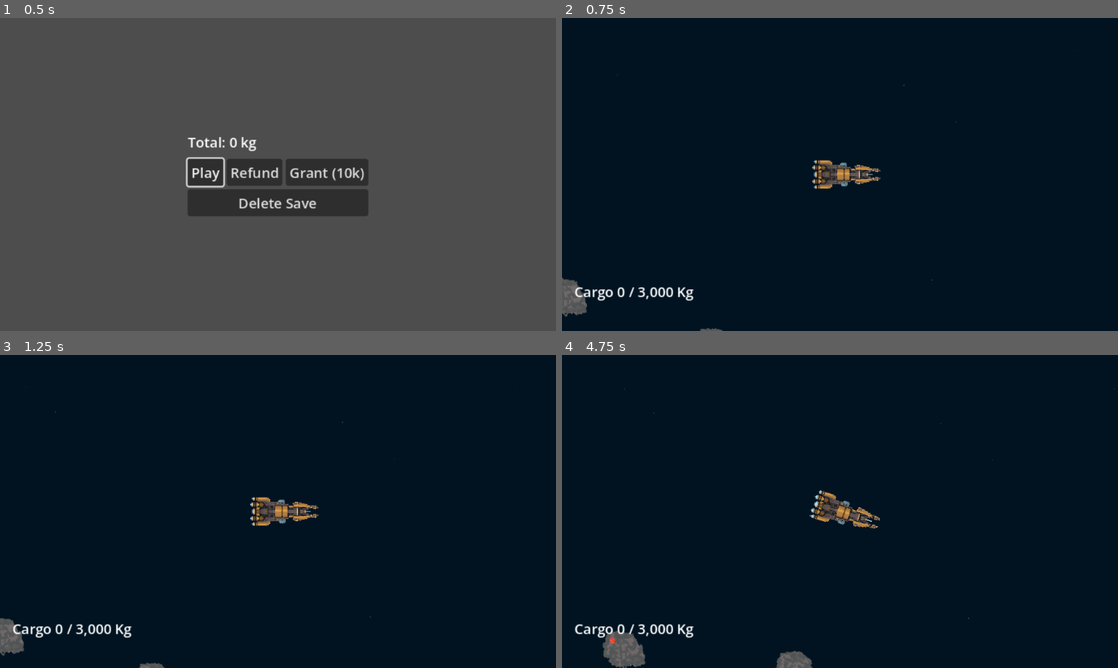
Above: before the commit, frames 1-4 (two rows, left to right).
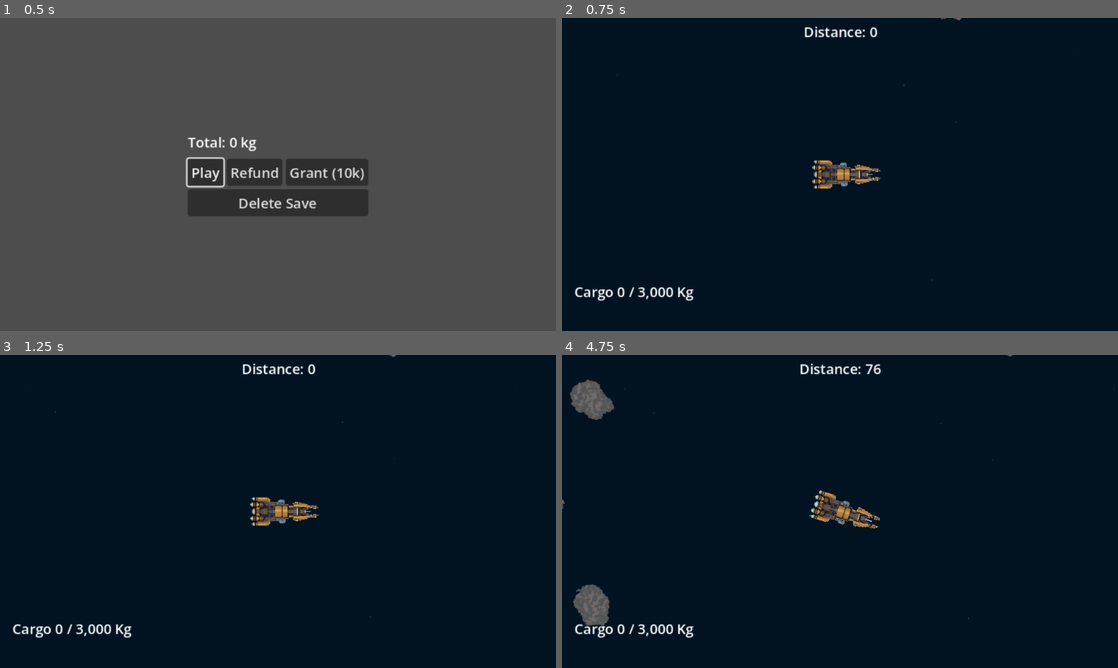
Above: after the commit, the same moments.

Repository: Senatrius/ablation
Game: Godot game, scene res://systems/game/hub.tscn
The game is run twice, just before and just after one commit, with the same random seed, the same clock (stepped at 60 frames per second) and the same inputs.
Inputs (mouse positions are in pixels of both pictures, inside the frame that each line leads up to):
- Up to frame 1 (0.5 s): no input
- Up to frame 2 (0.75 s): click "Play" at 0.5 s
- Up to frame 3 (1.25 s): no input
- Up to frame 4 (4.75 s): move the mouse to (962, 495) at 1.27 s; hold D (turn_right) 1.28-2.03 s; hold S (decelerate) 1.28-2.03 s; move the mouse to (728, 527) at 2.02 s; hold A (turn_left) 2.03-2.78 s; click (728, 527) at 2.1 s; move the mouse to (895, 442) at 2.77 s; hold D (turn_right) 2.78-3.53 s; hold R (return_to_base) 2.78-3.53 s; move the mouse to (812, 574) at 3.52 s; hold W (accelerate) 3.53-4.28 s; tap S (decelerate) at 3.6 s; move the mouse to (1006, 558) at 4.27 s; press the mouse at (1006, 558) at 4.28 s; hold A (turn_left) from 4.28 s (still down)

Frame 1 is identical in both runs. In frame 2, 0.7% of the frame differs, in the area x 0-72%, y 0-100%; in frame 3, 0.7%; in frame 4, 2.6%, in the area x 0-82%, y 0-100%.

Commit message:
reworking materials part 1

Diff:
--- /dev/null
+++ b/data/asteroids/ladder.tres
@@ -0,0 +1,15 @@
+[gd_resource type="Resource" script_class="MaterialLadder" format=3 uid="uid://47ubqy0gdsgc"]
+
+[ext_resource type="Script" uid="uid://2l6vp1aj0ao4" path="res://resources/material_ladder.gd" id="1_fwax6"]
+[ext_resource type="Script" uid="uid://jpym26b3k13k" path="res://resources/material_definition.gd" id="2_fi0x7"]
+[ext_resource type="Resource" uid="uid://qt65oenuf3lh" path="res://data/materials/spacedust.tres" id="3_424e5"]
+[ext_resource type="Resource" uid="uid://dqip2hdtfcsa6" path="res://data/materials/regolith.tres" id="4_hl7su"]
+[ext_resource type="Resource" uid="uid://bewim6of4bcq7" path="res://data/materials/breccia.tres" id="5_6n6pc"]
+[ext_resource type="Resource" uid="uid://nogl4rqjmtq4" path="res://data/materials/carbonite.tres" id="6_t7ygh"]
+[ext_resource type="Resource" uid="uid://d2dt8vaycpgbx" path="res://data/materials/basalt.tres" id="7_plv02"]
+[ext_resource type="Resource" uid="uid://bvjcx26qwgk0m" path="res://data/materials/olivine.tres" id="8_e5l2x"]
+
+[resource]
+script = ExtResource("1_fwax6")
+steps = Array[ExtResource("2_fi0x7")]([ExtResource("3_424e5"), ExtResource("4_hl7su"), ExtResource("5_6n6pc"), ExtResource("6_t7ygh"), ExtResource("7_plv02"), ExtResource("8_e5l2x")])
+metadata/_custom_type_script = "uid://2l6vp1aj0ao4"
--- a/data/asteroids/medium.tres
+++ b/data/asteroids/medium.tres
@@ -1,11 +1,12 @@
 [gd_resource type="Resource" script_class="AsteroidDefinition" format=3 uid="uid://d2iaunjbus0ld"]
 
 [ext_resource type="Script" uid="uid://jpym26b3k13k" path="res://resources/material_definition.gd" id="1_83wmc"]
+[ext_resource type="Resource" uid="uid://47ubqy0gdsgc" path="res://data/asteroids/ladder.tres" id="1_yvnrh"]
 [ext_resource type="Resource" uid="uid://qt65oenuf3lh" path="res://data/materials/spacedust.tres" id="2_0beym"]
 [ext_resource type="Script" uid="uid://dj00bpyu882fq" path="res://systems/generators/generation_pass.gd" id="2_4cp68"]
 [ext_resource type="Script" uid="uid://cd5dnoko1i4s8" path="res://resources/asteroid_definition.gd" id="3_0djsj"]
-[ext_resource type="Resource" uid="uid://dqip2hdtfcsa6" path="res://data/materials/rock.tres" id="3_yvnrh"]
-[ext_resource type="Resource" uid="uid://nogl4rqjmtq4" path="res://data/materials/dense_rock.tres" id="4_bhojj"]
+[ext_resource type="Resource" uid="uid://dqip2hdtfcsa6" path="res://data/materials/regolith.tres" id="4_bhojj"]
+[ext_resource type="Resource" uid="uid://nogl4rqjmtq4" path="res://data/materials/carbonite.tres" id="5_4dp3d"]
 [ext_resource type="Resource" uid="uid://cunpusp2iyg8n" path="res://data/materials/volatile_gas.tres" id="6_4dp3d"]
 [ext_resource type="Script" uid="uid://c33em3pwdrqaa" path="res://systems/generators/volatile_pocket_pass.gd" id="7_vjrg7"]
 
@@ -21,13 +22,15 @@
 script = ExtResource("3_0djsj")
 width = 96
 height = 140
-materials = Array[ExtResource("1_83wmc")]([ExtResource("2_0beym"), ExtResource("3_yvnrh"), ExtResource("4_bhojj")])
 layer_boundaries = Array[float]([0.72, 0.19])
 layer_variation = Array[float]([0.69, 0.24])
 frequency = 0.5
 fractal_type = 1
 gain = 0.2
 octaves = 2
+materials = Array[ExtResource("1_83wmc")]([ExtResource("2_0beym"), ExtResource("4_bhojj"), ExtResource("5_4dp3d")])
+ladder = ExtResource("1_yvnrh")
+layer_steps = PackedInt32Array(0, 1, 2, 3, 4)
 passes = Array[ExtResource("2_4cp68")]([SubResource("Resource_apae5")])
 id = &"medium-asteroid"
 display_name = "Medium Asteroid"
--- a/data/asteroids/small.tres
+++ b/data/asteroids/small.tres
@@ -1,9 +1,10 @@
 [gd_resource type="Resource" script_class="AsteroidDefinition" format=3 uid="uid://bsgvc4a6tcdga"]
 
 [ext_resource type="Script" uid="uid://jpym26b3k13k" path="res://resources/material_definition.gd" id="1_c0a1t"]
-[ext_resource type="Resource" uid="uid://dqip2hdtfcsa6" path="res://data/materials/rock.tres" id="2_b4kyp"]
+[ext_resource type="Resource" uid="uid://47ubqy0gdsgc" path="res://data/asteroids/ladder.tres" id="1_qep1i"]
 [ext_resource type="Script" uid="uid://cd5dnoko1i4s8" path="res://resources/asteroid_definition.gd" id="2_uv2hp"]
 [ext_resource type="Resource" uid="uid://qt65oenuf3lh" path="res://data/materials/spacedust.tres" id="3_j6vh3"]
+[ext_resource type="Resource" uid="uid://dqip2hdtfcsa6" path="res://data/materials/regolith.tres" id="4_cu7nt"]
 [ext_resource type="Script" uid="uid://dj00bpyu882fq" path="res://systems/generators/generation_pass.gd" id="4_j6vh3"]
 [ext_resource type="Resource" uid="uid://cunpusp2iyg8n" path="res://data/materials/volatile_gas.tres" id="5_x4r5b"]
 [ext_resource type="Script" uid="uid://c33em3pwdrqaa" path="res://systems/generators/volatile_pocket_pass.gd" id="6_qep1i"]
@@ -21,13 +22,15 @@
 script = ExtResource("2_uv2hp")
 width = 45
 height = 60
-materials = Array[ExtResource("1_c0a1t")]([ExtResource("3_j6vh3"), ExtResource("2_b4kyp")])
 layer_boundaries = Array[float]([0.65])
 layer_variation = Array[float]([0.55])
 frequency = 0.7
 fractal_type = 1
 gain = 0.3
 octaves = 3
+materials = Array[ExtResource("1_c0a1t")]([ExtResource("3_j6vh3"), ExtResource("4_cu7nt")])
+ladder = ExtResource("1_qep1i")
+layer_steps = PackedInt32Array(0, 1, 2, 3)
 passes = Array[ExtResource("4_j6vh3")]([SubResource("Resource_2rv30")])
 id = &"small-asteroid"
 display_name = "Small Asteroid"
--- /dev/null
+++ b/data/materials/basalt.tres
@@ -0,0 +1,14 @@
+[gd_resource type="Resource" script_class="MaterialDefinition" format=3 uid="uid://d2dt8vaycpgbx"]
+
+[ext_resource type="Script" uid="uid://jpym26b3k13k" path="res://resources/material_definition.gd" id="1_i3pww"]
+
+[resource]
+script = ExtResource("1_i3pww")
+grid_id = 5
+durability = 50.0
+colours = PackedColorArray(0.20511743, 0.20511743, 0.20511743, 1, 0.2159017, 0.21590173, 0.2159017, 1)
+grain_size = 3.0
+kg_per_cell = 10.0
+id = &"basalt"
+display_name = "Basalt"
+metadata/_custom_type_script = "uid://jpym26b3k13k"
--- /dev/null
+++ b/data/materials/breccia.tres
@@ -0,0 +1,16 @@
+[gd_resource type="Resource" script_class="MaterialDefinition" format=3 uid="uid://bewim6of4bcq7"]
+
+[ext_resource type="Script" uid="uid://jpym26b3k13k" path="res://resources/material_definition.gd" id="1_puiy8"]
+
+[resource]
+script = ExtResource("1_puiy8")
+grid_id = 4
+durability = 20.0
+colours = PackedColorArray(0.38668457, 0.33565506, 0.31652954, 1, 0.37451044, 0.31969702, 0.2991528, 1)
+grain_size = 4.0
+kg_per_cell = 5.0
+density = 50.0
+id = &"breccia"
+display_name = "Breccia"
+description = "& Compacted Roll"
+metadata/_custom_type_script = "uid://jpym26b3k13k"
--- /dev/null
+++ b/data/materials/carbonite.tres
@@ -0,0 +1,16 @@
+[gd_resource type="Resource" script_class="MaterialDefinition" format=3 uid="uid://nogl4rqjmtq4"]
+
+[ext_resource type="Script" uid="uid://jpym26b3k13k" path="res://resources/material_definition.gd" id="1_83rp1"]
+
+[resource]
+script = ExtResource("1_83rp1")
+grid_id = 3
+durability = 6.0
+colours = PackedColorArray(0.36655214, 0.26911578, 0.29340053, 1, 0.39906186, 0.31175, 0.30535513, 1, 0.36078432, 0.35686275, 0.34117648, 1)
+grain_size = 5.0
+kg_per_cell = 2.0
+density = 15.0
+id = &"carbonite"
+display_name = "Carbonite"
+description = "& Dense Roll"
+metadata/_custom_type_script = "uid://jpym26b3k13k"
--- a/data/materials/compacted_rock.tres
+++ /dev/null
@@ -1,16 +0,0 @@
-[gd_resource type="Resource" script_class="MaterialDefinition" format=3 uid="uid://bewim6of4bcq7"]
-
-[ext_resource type="Script" uid="uid://jpym26b3k13k" path="res://resources/material_definition.gd" id="1_nnow6"]
-
-[resource]
-script = ExtResource("1_nnow6")
-grid_id = 4
-durability = 20.0
-colours = PackedColorArray(0.20392157, 0.17254902, 0.16078432, 1, 0.18039216, 0.14901961, 0.13725491, 1)
-grain_size = 4.0
-kg_per_cell = 5.0
-density = 50.0
-id = &"compacted-rock"
-display_name = "Compacted Rockl"
-description = "& Compacted Roll"
-metadata/_custom_type_script = "uid://jpym26b3k13k"
--- a/data/materials/dense_rock.tres
+++ /dev/null
@@ -1,16 +0,0 @@
-[gd_resource type="Resource" script_class="MaterialDefinition" format=3 uid="uid://nogl4rqjmtq4"]
-
-[ext_resource type="Script" uid="uid://jpym26b3k13k" path="res://resources/material_definition.gd" id="1_ni48q"]
-
-[resource]
-script = ExtResource("1_ni48q")
-grid_id = 3
-durability = 6.0
-colours = PackedColorArray(0.2784314, 0.2, 0.21960784, 1, 0.41960785, 0.29803923, 0.32156864, 1, 0.36078432, 0.35686275, 0.34117648, 1)
-grain_size = 5.0
-kg_per_cell = 2.0
-density = 15.0
-id = &"dense-rock"
-display_name = "Dense Rock"
-description = "& Dense Roll"
-metadata/_custom_type_script = "uid://jpym26b3k13k"
--- /dev/null
+++ b/data/materials/olivine.tres
@@ -0,0 +1,14 @@
+[gd_resource type="Resource" script_class="MaterialDefinition" format=3 uid="uid://bvjcx26qwgk0m"]
+
+[ext_resource type="Script" uid="uid://jpym26b3k13k" path="res://resources/material_definition.gd" id="1_mbm4y"]
+
+[resource]
+script = ExtResource("1_mbm4y")
+grid_id = 6
+durability = 120.0
+colours = PackedColorArray(0.08785824, 0.104322724, 0.10046371, 1, 0.18471658, 0.20944008, 0.18844247, 1)
+grain_size = 2.0
+kg_per_cell = 25.0
+id = &"olivine"
+display_name = "Olivine"
+metadata/_custom_type_script = "uid://jpym26b3k13k"
--- a/data/materials/rock.tres
+++ b/data/materials/regolith.tres
@@ -1,16 +1,16 @@
 [gd_resource type="Resource" script_class="MaterialDefinition" format=3 uid="uid://dqip2hdtfcsa6"]
 
-[ext_resource type="Script" uid="uid://jpym26b3k13k" path="res://resources/material_definition.gd" id="1_8mstb"]
+[ext_resource type="Script" uid="uid://jpym26b3k13k" path="res://resources/material_definition.gd" id="1_i5j80"]
 
 [resource]
-script = ExtResource("1_8mstb")
+script = ExtResource("1_i5j80")
 grid_id = 2
 durability = 2.0
 colours = PackedColorArray(0.3276852, 0.34368455, 0.34303072, 1, 0.4376267, 0.40728813, 0.41506383, 1)
 grain_size = 6.0
 kg_per_cell = 1.0
 density = 5.0
-id = &"rock"
-display_name = "Rock"
+id = &"regolith"
+display_name = "Regolith"
 description = "& Roll"
 metadata/_custom_type_script = "uid://jpym26b3k13k"
--- a/data/materials/volatile_gas.tres
+++ b/data/materials/volatile_gas.tres
@@ -7,8 +7,7 @@
 grid_id = 5
 durability = 0.2
 colours = PackedColorArray(0.9012942, 0.44481266, 0.21420395, 1, 0.9167559, 0.24793693, 0.24964443, 1, 0.9033356, 0.26164326, 0, 1)
-grain_size = 2.0
-resource_yield = 1.0
+grain_size = 1.0
 effect = 1
 explosion_radius = 2.0
 id = &"volatile-gas"
--- a/resources/asteroid_definition.gd
+++ b/resources/asteroid_definition.gd
@@ -2,7 +2,6 @@
 
 @export var width: int
 @export var height: int
-@export var materials: Array[MaterialDefinition]
 @export_range(0.0, 1.0, 0.01) var layer_boundaries: Array[float]
 @export_range(0.0, 1.0, 0.01) var layer_variation: Array[float]
 
@@ -21,6 +20,11 @@
 @export_range(1, 64, 1, "or_greater") var min_chunk_cells: int = 8
 @export_range(0.05, 4.0, 0.05, "or_greater") var chunk_toughness: float = 1.0
 
+@export_group("Materials")
+@export var materials: Array[MaterialDefinition] = []
+@export var ladder: MaterialLadder
+@export var layer_steps: PackedInt32Array
+
 @export_group("Physics")
 @export_range(0.0001, 1.0, 0.0001, "or_greater") var mass_per_density: float = 0.01
 @export_range(0.0, 1.0, 0.01, "or_greater", "suffix:s") var collision_rebuild_interval: float = 0.1
@@ -37,3 +41,14 @@
 
 @export_group("Generation")
 @export var passes: Array[GenerationPass] = []
+
+func resolve_materials(tier: int) -> Array[MaterialDefinition]:
+	if ladder == null:
+		return materials.duplicate()
+
+	var result: Array[MaterialDefinition] = []
+
+	for step: int in layer_steps:
+		result.append(ladder.at(step + tier))
+
+	return result
--- a/resources/asteroid_spawn.gd
+++ b/resources/asteroid_spawn.gd
@@ -2,3 +2,24 @@
 
 @export var asteroid_def: AsteroidDefinition
 @export_range(0.0, 1.0, 0.1) var spawn_weight: float = 1.0
+
+@export_group("Distance")
+@export var min_distance: float = 0.0
+@export var max_distance: float = 0.0
+@export var fade: float = 500.0
+
+func weight_at(distance: float) -> float:
+	if distance < min_distance:
+		return 0.0
+	if max_distance > 0.0 and distance > max_distance:
+		return 0.0
+
+	var weight: float = spawn_weight
+
+	if fade > 0.0:
+		if min_distance > 0.0:
+			weight *= clampf((distance - min_distance) / fade, 0.0, 1.0)
+		if max_distance > 0.0:
+			weight *= clampf((max_distance - distance) / fade, 0.0, 1.0)
+
+	return weight
--- a/resources/material_definition.gd
+++ b/resources/material_definition.gd
@@ -5,6 +5,7 @@
 @export var grid_id: int
 @export var durability: float
 @export var colours: PackedColorArray
+@export var yields: StringName
 @export var grain_size: float
 @export var kg_per_cell: float
 @export var effect: Effects
--- /dev/null
+++ b/resources/material_ladder.gd
@@ -0,0 +1,6 @@
+class_name MaterialLadder extends Resource
+
+@export var steps: Array[MaterialDefinition] = []
+
+func at(step: int) -> MaterialDefinition:
+	return steps[clampi(step, 0, steps.size() - 1)]
--- a/systems/asteroid/asteroid.gd
+++ b/systems/asteroid/asteroid.gd
@@ -256,7 +256,8 @@
 
 	for i: int in indices:
 		var material: MaterialDefinition = materials[cells[i] - 1]
-		kg[material.id] = kg.get(material.id, 0.0) + material.kg_per_cell
+		var resource: StringName = material.yields if material.yields != &"" else material.id
+		kg[resource] = kg.get(resource, 0.0) + material.kg_per_cell
 
 	var contents: Dictionary[StringName, int] = {}
 
--- a/systems/asteroid/asteroid_blueprint.gd
+++ b/systems/asteroid/asteroid_blueprint.gd
@@ -15,8 +15,9 @@
 var collision_pieces: Array[PackedVector2Array] = []
 var source_rect: Rect2i
 var timings: Dictionary[StringName, float] = {}
+var spawn_distance: float = 0.0
 
-static func generate(definition: AsteroidDefinition, gen_seed: int, debug_chunks: bool = false) -> AsteroidBlueprint:
+static func generate(definition: AsteroidDefinition, gen_seed: int, debug_chunks: bool = false, toughness_scale: float = 1.0) -> AsteroidBlueprint:
 	var bp: AsteroidBlueprint = AsteroidBlueprint.new()
 	var t: int = Time.get_ticks_usec()
 	var generator: AsteroidGenerator = AsteroidGenerator.new(definition)
@@ -33,7 +34,7 @@
 		if bp.cells[i] != 0:
 			bp.health[i] = bp.materials[bp.cells[i] - 1].durability
 
-	bp.chunks = ChunkMap.build(bp.cells, bp.size, bp.materials, definition.chunk_size, definition.chunk_size_variation, definition.min_chunk_cells, definition.chunk_toughness, gen_seed)
+	bp.chunks = ChunkMap.build(bp.cells, bp.size, bp.materials, definition.chunk_size, definition.chunk_size_variation, definition.min_chunk_cells, definition.chunk_toughness * toughness_scale, gen_seed)
 	bp.chunks.find_pockets(bp.cells, bp.materials)
 	t = bp._lap(&"chunks", t)
 
--- a/systems/asteroid/asteroid_generator.gd
+++ b/systems/asteroid/asteroid_generator.gd
@@ -1,30 +1,25 @@
 class_name AsteroidGenerator extends RefCounted
 
-## This asteroid's materials: the definition's list, plus anything passes added.
 var materials: Array[MaterialDefinition] = []
-## Per cell: 0 = centre, 1 = surface. Filled during shape generation.
 var depth: PackedFloat32Array
 
 var _data: AsteroidDefinition
 
+func _init(data: AsteroidDefinition, tier: int = 0) -> void:
+	_data = data
+	materials = data.resolve_materials(tier)
 
-func _init(data: AsteroidDefinition) -> void:
-	_data = data
-	materials = data.materials.duplicate()
-
-
-## The cell id for a material, adding it to this asteroid's list if needed.
 func material_id(material: MaterialDefinition) -> int:
 	var index: int = materials.find(material)
+
 	if index == -1:
 		materials.append(material)
 		index = materials.size() - 1
+
 	return index + 1
-
 
 func get_noise_bytes(noise: FastNoiseLite, size: Vector2i) -> PackedByteArray:
 	return noise.get_image(size.x, size.y, false, false, false).get_data()
-
 
 func generate_noise(gen_seed: int) -> FastNoiseLite:
 	var noise: FastNoiseLite = FastNoiseLite.new()
@@ -35,7 +30,6 @@
 	noise.fractal_gain = _data.gain
 	noise.fractal_octaves = _data.octaves
 	return noise
-
 
 func generate_cells(size: Vector2i, gen_seed: int) -> PackedByteArray:
 	var cells: PackedByteArray = PackedByteArray()
@@ -60,8 +54,8 @@
 
 	var depth_fields: Array[PackedByteArray] = []
 	for b: int in _data.layer_boundaries.size():
-		depth_noise.offset = Vector3(b * 1000.0, 0.0, 0.0)       # move first...
-		depth_fields.append(get_noise_bytes(depth_noise, size))  # ...then sample
+		depth_noise.offset = Vector3(b * 1000.0, 0.0, 0.0)
+		depth_fields.append(get_noise_bytes(depth_noise, size))
 
 	for y: int in size.y:
 		for x: int in size.x:
@@ -87,7 +81,6 @@
 		cells = generation_pass.apply(self, cells, size, rng)
 	return cells
 
-
 func _pick_layer(d: float, depth_fields: Array[PackedByteArray], i: int) -> int:
 	for b: int in _data.layer_boundaries.size():
 		var wobble: float = (depth_fields[b][i] / 127.5 - 1.0) * _data.layer_variation[b]
--- a/systems/game/hub.gd
+++ b/systems/game/hub.gd
@@ -85,7 +85,7 @@
 	var parts: PackedStringArray = PackedStringArray()
 
 	for id: StringName in cost:
-		parts.append("%s %s kg" % [id, HUD.format_kg(cost[id])])
+		parts.append("%s %s kg" % [id, HUD.format_number(cost[id])])
 
 	return ", ".join(parts)
 
@@ -98,9 +98,9 @@
 	return ", ".join(parts)
 
 func _storage_text() -> String:
-	var lines: PackedStringArray = PackedStringArray(["Total: %s kg" % HUD.format_kg(Session.storage_total())])
+	var lines: PackedStringArray = PackedStringArray(["Total: %s kg" % HUD.format_number(Session.storage_total())])
 
 	for id: StringName in Session.storage:
-		lines.append("  %s: %s kg" % [id, HUD.format_kg(Session.storage[id])])
+		lines.append("  %s: %s kg" % [id, HUD.format_number(Session.storage[id])])
 
 	return "\n".join(lines)
--- a/systems/game/run_game.gd
+++ b/systems/game/run_game.gd
@@ -22,6 +22,7 @@
 		_return_progress = 0.0
 
 	_hud.show_return_progress(_return_progress)
+	_hud.show_distance($AsteroidField.distance_from_start(_player.global_position))
 
 	if _return_progress >= 1.0:
 		_ending = true
--- a/systems/gameplay/asteroid_field.gd
+++ b/systems/gameplay/asteroid_field.gd
@@ -4,8 +4,12 @@
 @export var spawn_entries: Array[AsteroidSpawn] = []
 
 @export_group("Density")
-@export var live_count: int = 20
+@export var live_count: int = 30
 @export var spawn_interval: float = 0.25
+
+@export_group("Difficulty")
+@export var tier_step: float = 2500.0
+@export var stale_distance: float = 1500.0
 
 @export_group("Spawn Fields")
 @export var spawn_field_start: int = 100
@@ -25,6 +29,7 @@
 
 const PLACEMENT_ATTEMPTS: int = 20
 
+var _origin: Vector2 = Vector2.ZERO
 var _asteroids: Array[Asteroid] = []
 var _player: RigidBody2D
 var _rng: RandomNumberGenerator = RandomNumberGenerator.new()
@@ -39,6 +44,8 @@
 		_total_weight += entry.spawn_weight
 
 	_player = get_tree().get_first_node_in_group("player") as RigidBody2D
+	if is_instance_valid(_player):
+		_origin = _player.global_position
 
 	for child: Node in get_children():
 		if child is Asteroid:
@@ -60,7 +67,8 @@
 	var definitions: Array[AsteroidDefinition] = []
 	var seeds: Array[int] = []
 	for n: int in count:
-		definitions.append(_pick_definition())
+		var definition: AsteroidDefinition = _pick_definition(distance_from_start(_player.global_position))
+		if definition != null: definitions.append(definition)
 		seeds.append(_new_seed())
 
 	var results: Array[AsteroidBlueprint] = []
@@ -83,10 +91,15 @@
 	_despawn_far()
 
 	while _ready_blueprints.size() + _tasks.size() < prefetch_count:
-		_request_blueprint()
+		if not _request_blueprint():
+			break
+
+	var current: float = distance_from_start(_player.global_position)
+	while not _ready_blueprints.is_empty() and absf(_ready_blueprints[0].spawn_distance - current) > stale_distance:
+		_ready_blueprints.pop_front()
 
 	_spawn_timer -= delta
-	if _spawn_timer > 0.0 or _asteroids.size() >= live_count:
+	if _spawn_timer > 0.0 or _asteroids.size() >= live_count or _ready_blueprints.is_empty():
 		return
 
 	_spawn_timer = spawn_interval
@@ -98,18 +111,31 @@
 	if position_found.is_finite():
 		_ready_blueprints.pop_front()
 		_spawn(bp, position_found)
+
+func distance_from_start(point: Vector2) -> float:
+	return point.distance_to(_origin)
 
 func _exit_tree() -> void:
 	for task: int in _tasks:
 		WorkerThreadPool.wait_for_task_completion(task)
 	_tasks.clear()
 
-func _request_blueprint() -> void:
-	var definition: AsteroidDefinition = _pick_definition()
-	_tasks.append(WorkerThreadPool.add_task(_build_in_background.bind(definition, _new_seed())))
-
-func _build_in_background(definition: AsteroidDefinition, gen_seed: int) -> void:
-	var bp: AsteroidBlueprint = AsteroidBlueprint.generate(definition, gen_seed)
+func _request_blueprint() -> bool:
+	var distance: float = distance_from_start(_player.global_position)
+	var definition: AsteroidDefinition = _pick_definition(distance)
+
+	if definition == null:
+		return false
+
+	var tier: int = tier_at(distance)
+	_tasks.append(WorkerThreadPool.add_task(
+		_build_in_background.bind(definition, _new_seed(), distance, tier)))
+
+	return true
+
+func _build_in_background(definition: AsteroidDefinition, gen_seed: int, distance: float, toughness: float) -> void:
+	var bp: AsteroidBlueprint = AsteroidBlueprint.generate(definition, gen_seed, false, toughness)
+	bp.spawn_distance = distance
 	_receive_blueprint.call_deferred(bp)
 
 func _receive_blueprint(bp: AsteroidBlueprint) -> void:
@@ -153,6 +179,15 @@
 
 	return Vector2.INF
 
+func tier_at(distance: float) -> int:
+	var exact: float = distance / tier_step
+	var tier: int = floori(exact)
+
+	if _rng.randf() < exact - tier:
+		tier += 1
+
+	return tier
+
 func _is_clear(point: Vector2, radius: float) -> bool:
 	for asteroid: Asteroid in _asteroids:
 		var other_radius: float = maxf(asteroid.size.x, asteroid.size.y) * 0.5
@@ -168,17 +203,30 @@
 		if asteroid.global_position.distance_to(_player.global_position) > despawn_field_start:
 			asteroid.queue_free()
 
-
-func _pick_definition() -> AsteroidDefinition:
-	var roll: float = _rng.randf() * _total_weight
-
+func _pick_definition(distance: float) -> AsteroidDefinition:
+	var total: float = 0.0
 	for entry: AsteroidSpawn in spawn_entries:
-		roll -= entry.spawn_weight
+		total += entry.weight_at(distance)
+
+	if total <= 0.0:
+		return null
+
+	var roll: float = _rng.randf() * total
+	var last: AsteroidDefinition = null
+
+	for entry: AsteroidSpawn in spawn_entries:
+		var weight: float = entry.weight_at(distance)
+
+		if weight <= 0.0:
+			continue
+
+		last = entry.asteroid_def
+		roll -= weight
 
 		if roll <= 0.0:
 			return entry.asteroid_def
 
-	return spawn_entries.back().definition
+	return last
 
 func _view_radius() -> float:
 	var view: Vector2 = get_viewport_rect().size
--- a/systems/hud/hud.gd
+++ b/systems/hud/hud.gd
@@ -2,6 +2,7 @@
 
 @onready var cargo_label: Label = $CargoLabel
 @onready var return_label: Label = $ReturnLabel
+@onready var distance_label: Label = $DistanceLabel
 
 func _ready() -> void:
 	Session.cargo.changed.connect(_refresh)
@@ -15,15 +16,15 @@
 func _refresh() -> void:
 	var cargo: Cargo = Session.cargo
 	var lines: PackedStringArray = PackedStringArray([
-		"Cargo %s / %s Kg" % [HUD.format_kg(cargo.used), HUD.format_kg(cargo.capacity)]])
+		"Cargo %s / %s Kg" % [HUD.format_number(cargo.used), HUD.format_number(cargo.capacity)]])
 	var contents: Dictionary[StringName, int] = cargo.contents()
 
 	for id: StringName in contents:
-		lines.append("  %s: %s Kg" % [id, HUD.format_kg(contents[id])])
+		lines.append("  %s: %s Kg" % [id, HUD.format_number(contents[id])])
 
 	cargo_label.text = "\n".join(lines)
 
-static func format_kg(amount: int) -> String:
+static func format_number(amount: int) -> String:
 	var digits: String = str(absi(amount))
 	var result: String = ""
 
@@ -32,3 +33,6 @@
 		digits = digits.left(digits.length() - 3)
 
 	return ("-" if amount < 0 else "") + digits + result
+
+func show_distance(distance: float) -> void:
+	distance_label.text = "Distance: %s" % HUD.format_number(roundi(distance))
--- a/systems/hud/hud.tscn
+++ b/systems/hud/hud.tscn
@@ -18,3 +18,14 @@
 [node name="ReturnLabel" type="Label" parent="." unique_id=1236245275]
 offset_right = 40.0
 offset_bottom = 23.0
+
+[node name="DistanceLabel" type="Label" parent="." unique_id=1918157302]
+anchors_preset = 5
+anchor_left = 0.5
+anchor_right = 0.5
+offset_left = -20.0
+offset_top = 4.0
+offset_right = 20.0
+offset_bottom = 27.0
+grow_horizontal = 2
+horizontal_alignment = 1
Not shown, added: resources/material_ladder.gd.uid
